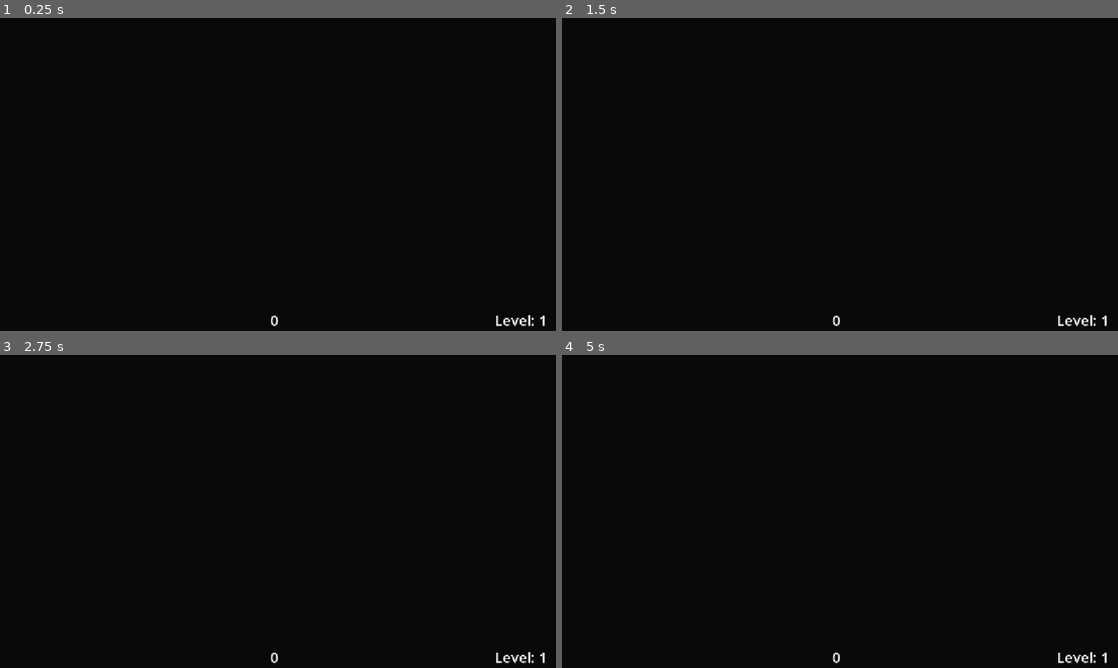
Above: before the commit, frames 1-4 (two rows, left to right).
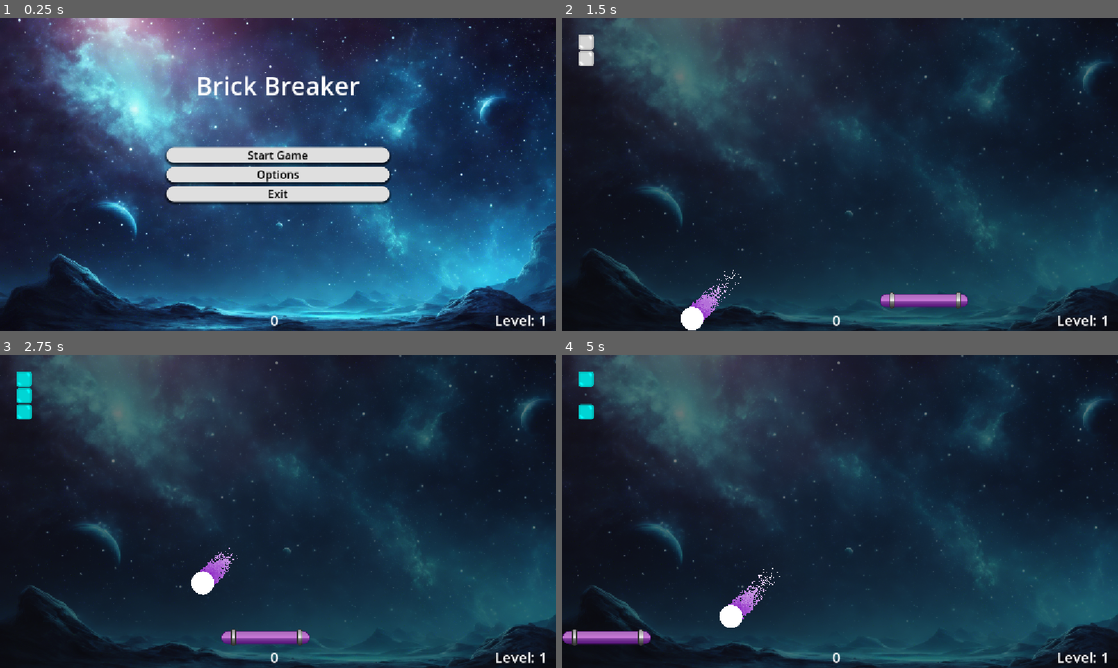
Above: after the commit, the same moments.

Repository: Hanover-CS/HC26-Castillo-Alberto-Senior-Project
Game: Godot game, scene res://scenes/main_menu.tscn
Two runs of this game, one before a commit and one after it. Both use one fixed random seed, a clock stepped at 60 frames per second and the inputs below. Before the commit the project starts from res://tests/test_runner.tscn.
Inputs (mouse positions are in pixels of both pictures, inside the frame that each line leads up to):
- Up to frame 1 (0.25 s): no input
- Up to frame 2 (1.5 s): click (840, 155) at 0.5 s, where only the run after the commit has a clickable "Start Game"; tap Enter at 1.25 s; move the mouse to (962, 158) at 1.27 s; hold Right (ui_right) from 1.28 s (still down); hold Shift from 1.28 s (still down); click (962, 158) at 1.42 s
- Up to frame 3 (2.75 s): release Right (ui_right) at 2 s; release Shift at 2 s; drag from (166, 527) to (250, 574) at 2.02 s
- Up to frame 4 (5 s): move the mouse to (895, 442) at 2.77 s; hold Right (ui_right) 2.78-3.5 s; tap Ctrl at 2.85 s; drag from (812, 574) to (673, 464) at 3.52 s; move the mouse to (1006, 558) at 4.27 s; hold Left (ui_left) from 4.28 s (still down); tap Alt at 4.35 s

The runs differ from the first frame. In frame 1, 98% of the frame differs, in the area x 0-100%, y 0-100%; in frame 2, 89%; in frame 3, 89%; in frame 4, 90%.

Commit message:
add ons
add ons

Diff:
--- a/brick/project.godot
+++ b/brick/project.godot
@@ -11,7 +11,7 @@
 [application]
 
 config/name="Brick"
-run/main_scene="uid://be07sibxsivc6"
+run/main_scene="uid://7rdxjmdnee86"
 config/features=PackedStringArray("4.5", "Forward Plus")
 config/icon="res://icon.svg"
 
@@ -23,6 +23,10 @@
 
 window/stretch/mode="canvas_items"
 
+[editor_plugins]
+
+enabled=PackedStringArray("res://addons/gut/plugin.cfg")
+
 [global_group]
 
 Brick=""
Not shown, added: brick/addons/gut/GutScene.gd
Not shown, added: brick/addons/gut/GutScene.gd.uid
Not shown, added: brick/addons/gut/GutScene.tscn
Not shown, added: brick/addons/gut/UserFileViewer.gd
Not shown, added: brick/addons/gut/UserFileViewer.gd.uid
Not shown, added: brick/addons/gut/UserFileViewer.tscn
Not shown, added: brick/addons/gut/autofree.gd
Not shown, added: brick/addons/gut/autofree.gd.uid
Not shown, added: brick/addons/gut/awaiter.gd
Not shown, added: brick/addons/gut/awaiter.gd.uid
Not shown, added: brick/addons/gut/cli/change_project_warnings.gd
Not shown, added: brick/addons/gut/cli/change_project_warnings.gd.uid
(and 229 more such lines)
